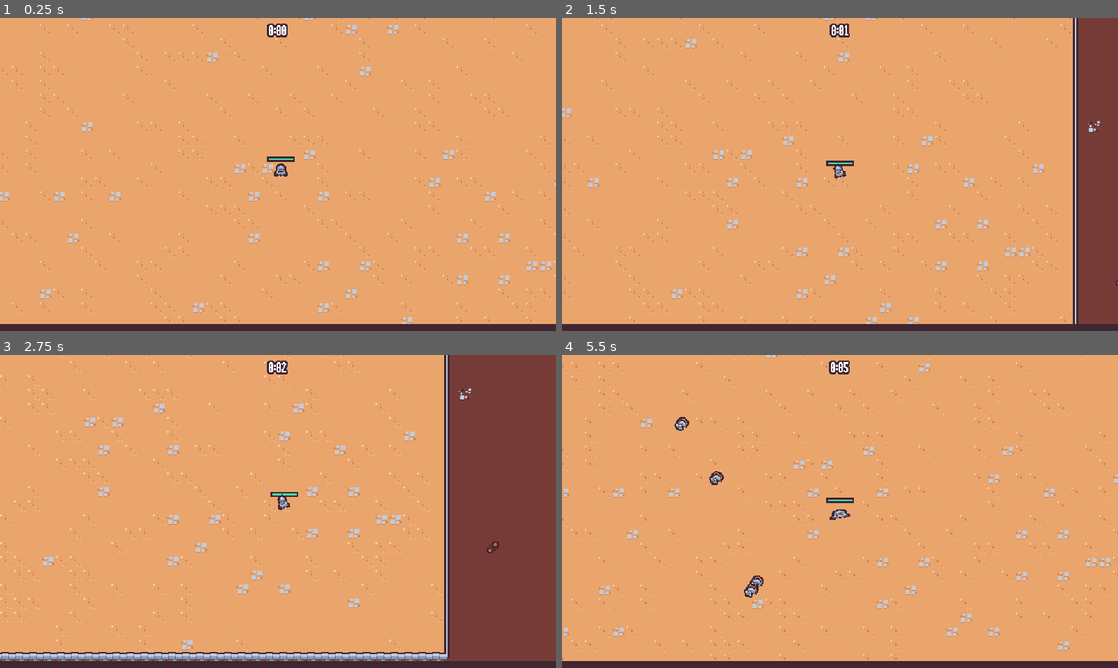
Above: before the commit, frames 1-4 (two rows, left to right).
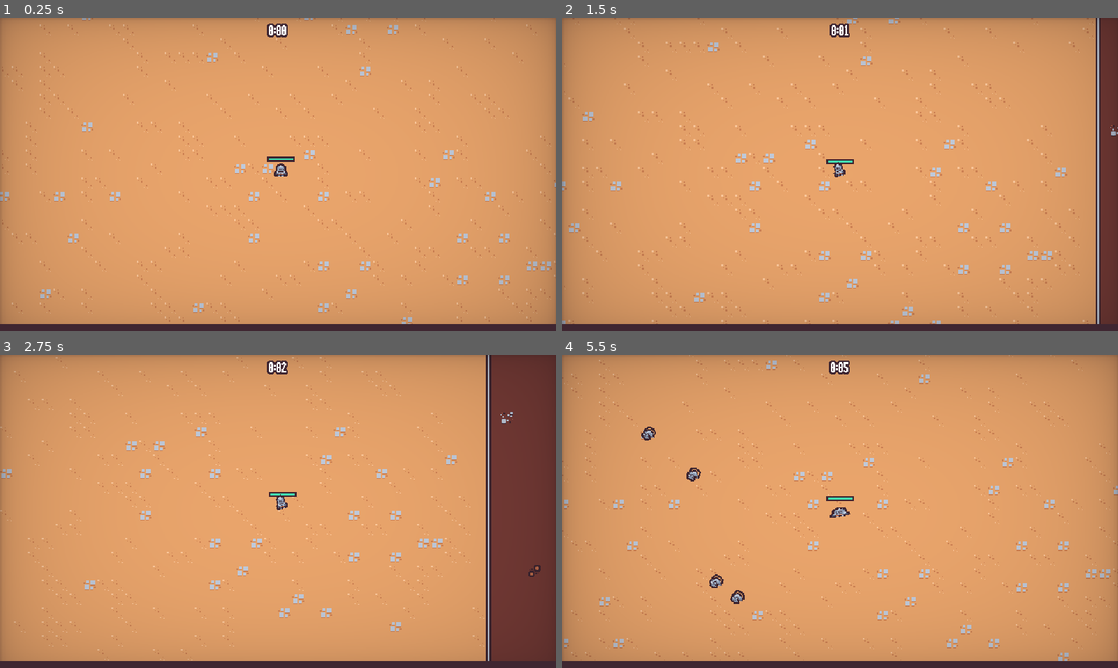
Above: after the commit, the same moments.

Repository: tes-b/godot_survival_totorial
Game: Godot game, scene res://scenes/main/main.tscn
Two runs of this game, one before a commit and one after it. Both use one fixed random seed, a clock stepped at 60 frames per second and the inputs below.
Inputs (mouse positions are in pixels of both pictures, inside the frame that each line leads up to):
- Up to frame 1 (0.25 s): no input
- Up to frame 2 (1.5 s): move the mouse to (962, 158) at 0.52 s; press the mouse at (962, 158) at 0.53 s; hold D (move_right) 0.53-1.28 s; move the mouse to (728, 190) at 1.27 s; release the mouse at (728, 190) at 1.28 s; hold S (move_down) from 1.28 s (still down); click (728, 190) at 1.35 s
- Up to frame 3 (2.75 s): move the mouse to (333, 442) at 2.02 s; release S (move_down) at 2.03 s; press the mouse at (333, 442) at 2.03 s; hold D (move_right) from 2.03 s (still down)
- Up to frame 4 (5.5 s): move the mouse to (812, 574) at 2.77 s; release D (move_right) at 2.78 s; release the mouse at (812, 574) at 2.78 s; hold W (move_up) 2.78-3.53 s; click (812, 574) at 2.85 s; move the mouse to (1006, 558) at 3.52 s; press the mouse at (1006, 558) at 3.53 s; hold A (move_left) 3.53-5.03 s; move the mouse to (673, 464) at 4.27 s; release the mouse at (673, 464) at 4.28 s; click (673, 464) at 4.35 s; move the mouse to (867, 511) at 5.02 s; press the mouse at (867, 511) at 5.03 s; hold S (move_down) from 5.03 s (still down)

The runs differ from the first frame. In frame 1, 20% of the frame differs, in the area x 0-100%, y 0-98%; in frame 2, 23%; in frame 3, 25%; in frame 4, 24%.

Commit message:
add vignette

Diff:
--- a/resources/upgrades/axe_damage.tres
+++ b/resources/upgrades/axe_damage.tres
@@ -7,4 +7,4 @@
 id = "axe_damage"
 max_quantity = 10
 name = "Axe Damage"
-description = "Increase axe attack damage by 10%."
+description = "Increases axe attack damage by 10%."
--- /dev/null
+++ b/resources/upgrades/player_speed.tres
@@ -0,0 +1,10 @@
+[gd_resource type="Resource" script_class="AbilityUpgrade" load_steps=2 format=3 uid="uid://bimj2eiebogsi"]
+
+[ext_resource type="Script" path="res://resources/upgrades/ability_upgrade.gd" id="1_ewo8a"]
+
+[resource]
+script = ExtResource("1_ewo8a")
+id = "player_speed"
+max_quantity = 2
+name = "Move Speed"
+description = "Increases player movement speed by 10%."
--- a/resources/upgrades/sword_damage.tres
+++ b/resources/upgrades/sword_damage.tres
@@ -7,4 +7,4 @@
 id = "sword_damage"
 max_quantity = 10
 name = "Sword Damage"
-description = "Increase sword attack damage by 15%."
+description = "Increases sword attack damage by 15%."
--- a/scenes/ability/axe_ability_controller/axe_ability_controller.gd
+++ b/scenes/ability/axe_ability_controller/axe_ability_controller.gd
@@ -8,6 +8,7 @@
 
 func _ready():
 	timer.timeout.connect(on_timer_timeout)
+	GameEvents.ability_upgrades_added.connect(on_ability_upgrade_added)
 
 
 func on_timer_timeout():
@@ -24,5 +25,5 @@
 
 
 func on_ability_upgrade_added(upgrade:AbilityUpgrade, current_upgrades:Dictionary):
-	if upgrade.id == "axe_damamge":
+	if upgrade.id == "axe_damage":
 		additional_damage_percent = 1 + (current_upgrades["axe_damage"]["quantity"] * .1)
--- a/scenes/autoload/game_events.gd
+++ b/scenes/autoload/game_events.gd
@@ -2,9 +2,13 @@
 
 signal experience_vial_collected(number:float)
 signal ability_upgrades_added(upgrade:AbilityUpgrade, current_upgrades:Dictionary)
+signal player_damaged
 
 func emit_experience_vial_collected(number:float):
 	experience_vial_collected.emit(number)
 
 func emit_ability_upgrade_added(upgrade:AbilityUpgrade, current_upgrades:Dictionary):
 	ability_upgrades_added.emit(upgrade, current_upgrades)
+
+func emit_player_damaged():
+	player_damaged.emit()
--- a/scenes/game_object/player/player.gd
+++ b/scenes/game_object/player/player.gd
@@ -1,7 +1,7 @@
 extends CharacterBody2D
 
-const MAX_SPEED = 125
-const ACCELERATION_SMOOTHING = 25
+#const MAX_SPEED = 125
+#const ACCELERATION_SMOOTHING = 25
 
 @onready var damage_interval_timer: Timer = $DamageIntervalTimer
 @onready var health_component: HealthComponent = $HealthComponent
@@ -9,12 +9,15 @@
 @onready var abilities: Node = $Abilities
 @onready var animation_player: AnimationPlayer = $AnimationPlayer
 @onready var visuals: Node2D = $Visuals
+@onready var velocity_component: Node = $VelocityComponent
 
 
 var number_colliding_bodies = 0
+var base_speed = 0
 
 
 func _ready() -> void:
+	base_speed = velocity_component.max_speed
 	$CollisionArea2D.body_entered.connect(on_body_entered)
 	$CollisionArea2D.body_exited.connect(on_body_exited)
 	damage_interval_timer.timeout.connect(on_damage_interval_timer_timeout)
@@ -25,11 +28,9 @@
 func _process(delta: float) -> void:
 	var movement_vector = get_movement_vector()
 	var direction = movement_vector.normalized()
+	velocity_component.accelerate_in_direction(direction)
+	velocity_component.move(self)
 
-	var target_velocity = direction * MAX_SPEED
-	velocity = velocity.lerp(target_velocity, 1 - exp(-delta * ACCELERATION_SMOOTHING))
-
-	move_and_slide()
 
 	if movement_vector.x != 0 || movement_vector.y != 0:
 		animation_player.play("walk")
@@ -71,10 +72,12 @@
 	check_deal_damamge()
 
 func on_health_changed():
+	GameEvents.emit_player_damaged()
 	update_health_display()
 
 func on_ability_upgrade_added(ability_upgrade:AbilityUpgrade, current_upgrades: Dictionary):
-	if not ability_upgrade is Ability: return
-
-	var ability = ability_upgrade as Ability
-	abilities.add_child(ability.ability_controller_scene.instantiate())
+	if ability_upgrade is Ability:
+		var ability = ability_upgrade as Ability
+		abilities.add_child(ability.ability_controller_scene.instantiate())
+	elif ability_upgrade.id == "player_speed":
+		velocity_component.max_speed = base_speed + (base_speed * current_upgrades["player_speed"]["quantity"] * .1)
--- a/scenes/game_object/player/player.tscn
+++ b/scenes/game_object/player/player.tscn
@@ -1,8 +1,9 @@
-[gd_scene load_steps=12 format=3 uid="uid://bssl2tgbg5dbt"]
+[gd_scene load_steps=13 format=3 uid="uid://bssl2tgbg5dbt"]
 
 [ext_resource type="Texture2D" uid="uid://1fm5acix3n3a" path="res://scenes/game_object/player/player.png" id="1_6nrbd"]
 [ext_resource type="Script" path="res://scenes/game_object/player/player.gd" id="1_58yok"]
 [ext_resource type="PackedScene" uid="uid://emvd4gki37k" path="res://scenes/component/health_component.tscn" id="2_2xjhw"]
+[ext_resource type="PackedScene" uid="uid://tdh8gi6h0kwt" path="res://scenes/component/velocity_component.tscn" id="2_gjjgy"]
 [ext_resource type="PackedScene" uid="uid://1rhdr6xlmbfx" path="res://scenes/ability/sword_ability_controller/sword_ability_controller.tscn" id="2_qslds"]
 
 [sub_resource type="Animation" id="Animation_2i55v"]
@@ -119,6 +120,10 @@
 "": SubResource("AnimationLibrary_wfcew")
 }
 
+[node name="VelocityComponent" parent="." instance=ExtResource("2_gjjgy")]
+max_speed = 90
+acceleration = 25.0
+
 [node name="HealthComponent" parent="." instance=ExtResource("2_2xjhw")]
 
 [node name="Abilities" type="Node" parent="."]
--- a/scenes/main/main.tscn
+++ b/scenes/main/main.tscn
@@ -8,6 +8,7 @@
 [ext_resource type="PackedScene" uid="uid://db0swgupjgjoy" path="res://scenes/manager/enemy_manager.tscn" id="1_wsfud"]
 [ext_resource type="PackedScene" uid="uid://771mdg2pikuf" path="res://scenes/ui/experience_bar.tscn" id="2_0vbu7"]
 [ext_resource type="PackedScene" uid="uid://bvav832kufov4" path="res://scenes/manager/arena_time_manager.tscn" id="2_7k1jd"]
+[ext_resource type="PackedScene" uid="uid://djixs35t4c6gg" path="res://scenes/ui/vignette.tscn" id="3_wua2n"]
 [ext_resource type="PackedScene" uid="uid://bso3r7nyi1lb" path="res://scenes/manager/experience_manager.tscn" id="4_jq1a1"]
 [ext_resource type="PackedScene" uid="uid://defsut7aseyhs" path="res://scenes/ui/end_screen.tscn" id="4_pjny5"]
 [ext_resource type="PackedScene" uid="uid://b6qgs4p6pc52s" path="res://scenes/manager/upgrade_manager.tscn" id="6_v1tb6"]
@@ -15,6 +16,8 @@
 [node name="Main" type="Node"]
 script = ExtResource("1_dujqi")
 end_screen_scene = ExtResource("4_pjny5")
+
+[node name="Vignette" parent="." instance=ExtResource("3_wua2n")]
 
 [node name="AreaTimeUI" parent="." node_paths=PackedStringArray("arena_time_manager") instance=ExtResource("1_r44eq")]
 arena_time_manager = NodePath("../AreaTimeManager")
--- a/scenes/manager/arena_time_manager.tscn
+++ b/scenes/manager/arena_time_manager.tscn
@@ -8,6 +8,6 @@
 end_screen_scene = ExtResource("2_xl30c")
 
 [node name="Timer" type="Timer" parent="."]
-wait_time = 30.0
+wait_time = 120.0
 one_shot = true
 autostart = true
--- a/scenes/manager/upgrade_manager.gd
+++ b/scenes/manager/upgrade_manager.gd
@@ -12,11 +12,13 @@
 var upgrade_axe_damage = preload("res://resources/upgrades/axe_damage.tres")
 var upgrade_sword_rate = preload("res://resources/upgrades/sword_rate.tres")
 var upgrade_sword_damage = preload("res://resources/upgrades/sword_damage.tres")
+var upgrade_player_speed = preload("res://resources/upgrades/player_speed.tres")
 
 func _ready() -> void:
 	upgrade_pool.add_item(upgrade_axe,10)
 	upgrade_pool.add_item(upgrade_sword_rate,10)
 	upgrade_pool.add_item(upgrade_sword_damage,10)
+	upgrade_pool.add_item(upgrade_player_speed,5)
 
 	experience_manager.level_up.connect(on_level_up)
 
--- /dev/null
+++ b/scenes/ui/vignette.gd
@@ -0,0 +1,9 @@
+extends CanvasLayer
+
+
+func _ready() -> void:
+	GameEvents.player_damaged.connect(on_player_damaged)
+
+
+func on_player_damaged():
+	$AnimationPlayer.play('hit')
--- /dev/null
+++ b/scenes/ui/vignette.gdshader
@@ -0,0 +1,22 @@
+shader_type canvas_item;
+
+uniform float vignette_intensity = 0.4;
+uniform float vignette_opacity : hint_range(0.0, 1.0) = 0.5;
+uniform vec4 vignette_rgb : source_color = vec4(0.0, 0.0, 0.0, 1.0);
+
+float vignette(vec2 uv){
+	uv *= 1.0 - uv.xy;
+	float vignette = uv.x * uv.y * 15.0;
+	return pow(vignette, vignette_intensity * vignette_opacity);
+}
+
+void fragment(){
+	//vec4 color = texture(SCREEN_TEXTURE, SCREEN_UV);
+	vec4 text = texture(TEXTURE, UV);
+
+	text.rgba *= (vignette_rgb.rgba);
+	text.rgba *= (1.0 - vignette(UV));
+
+	//COLOR = vec4((text.rgb)*color.rgb,text.a);
+	COLOR = vec4((text.rgb),text.a);
+}
--- /dev/null
+++ b/scenes/ui/vignette.tscn
@@ -0,0 +1,89 @@
+[gd_scene load_steps=7 format=3 uid="uid://djixs35t4c6gg"]
+
+[ext_resource type="Shader" path="res://scenes/ui/vignette.gdshader" id="1_5j54c"]
+[ext_resource type="Script" path="res://scenes/ui/vignette.gd" id="1_lh5jx"]
+
+[sub_resource type="Animation" id="Animation_rirs1"]
+resource_name = "hit"
+length = 0.4
+step = 0.05
+tracks/0/type = "value"
+tracks/0/imported = false
+tracks/0/enabled = true
+tracks/0/path = NodePath("ColorRect:material:shader_parameter/vignette_intensity")
+tracks/0/interp = 2
+tracks/0/loop_wrap = true
+tracks/0/keys = {
+"times": PackedFloat32Array(0, 0.05, 0.4),
+"transitions": PackedFloat32Array(1, 1, 1),
+"update": 0,
+"values": [0.2, 1.0, 0.2]
+}
+tracks/1/type = "value"
+tracks/1/imported = false
+tracks/1/enabled = true
+tracks/1/path = NodePath("ColorRect:material:shader_parameter/vignette_rgb")
+tracks/1/interp = 1
+tracks/1/loop_wrap = true
+tracks/1/keys = {
+"times": PackedFloat32Array(0, 0.05, 0.4),
+"transitions": PackedFloat32Array(1, 1, 1),
+"update": 0,
+"values": [Color(0.247059, 0.14902, 0.192157, 1), Color(0.537255, 0.14902, 0.192157, 1), Color(0.247059, 0.14902, 0.192157, 1)]
+}
+
+[sub_resource type="Animation" id="Animation_yxean"]
+length = 0.001
+tracks/0/type = "value"
+tracks/0/imported = false
+tracks/0/enabled = true
+tracks/0/path = NodePath("ColorRect:material:shader_parameter/vignette_intensity")
+tracks/0/interp = 1
+tracks/0/loop_wrap = true
+tracks/0/keys = {
+"times": PackedFloat32Array(0),
+"transitions": PackedFloat32Array(1),
+"update": 0,
+"values": [0.2]
+}
+tracks/1/type = "value"
+tracks/1/imported = false
+tracks/1/enabled = true
+tracks/1/path = NodePath("ColorRect:material:shader_parameter/vignette_rgb")
+tracks/1/interp = 1
+tracks/1/loop_wrap = true
+tracks/1/keys = {
+"times": PackedFloat32Array(0),
+"transitions": PackedFloat32Array(1),
+"update": 0,
+"values": [Color(0.247059, 0.14902, 0.192157, 1)]
+}
+
+[sub_resource type="AnimationLibrary" id="AnimationLibrary_t37vp"]
+_data = {
+"RESET": SubResource("Animation_yxean"),
+"hit": SubResource("Animation_rirs1")
+}
+
+[sub_resource type="ShaderMaterial" id="ShaderMaterial_7573a"]
+shader = ExtResource("1_5j54c")
+shader_parameter/vignette_intensity = 0.2
+shader_parameter/vignette_opacity = 0.3
+shader_parameter/vignette_rgb = Color(0.247059, 0.14902, 0.192157, 1)
+
+[node name="Vignette" type="CanvasLayer"]
+script = ExtResource("1_lh5jx")
+
+[node name="AnimationPlayer" type="AnimationPlayer" parent="."]
+libraries = {
+"": SubResource("AnimationLibrary_t37vp")
+}
+
+[node name="ColorRect" type="ColorRect" parent="."]
+material = SubResource("ShaderMaterial_7573a")
+anchors_preset = 15
+anchor_right = 1.0
+anchor_bottom = 1.0
+grow_horizontal = 2
+grow_vertical = 2
+mouse_filter = 2
Not shown: 1 places in scenes/main/main.tscn that only renumber resources
